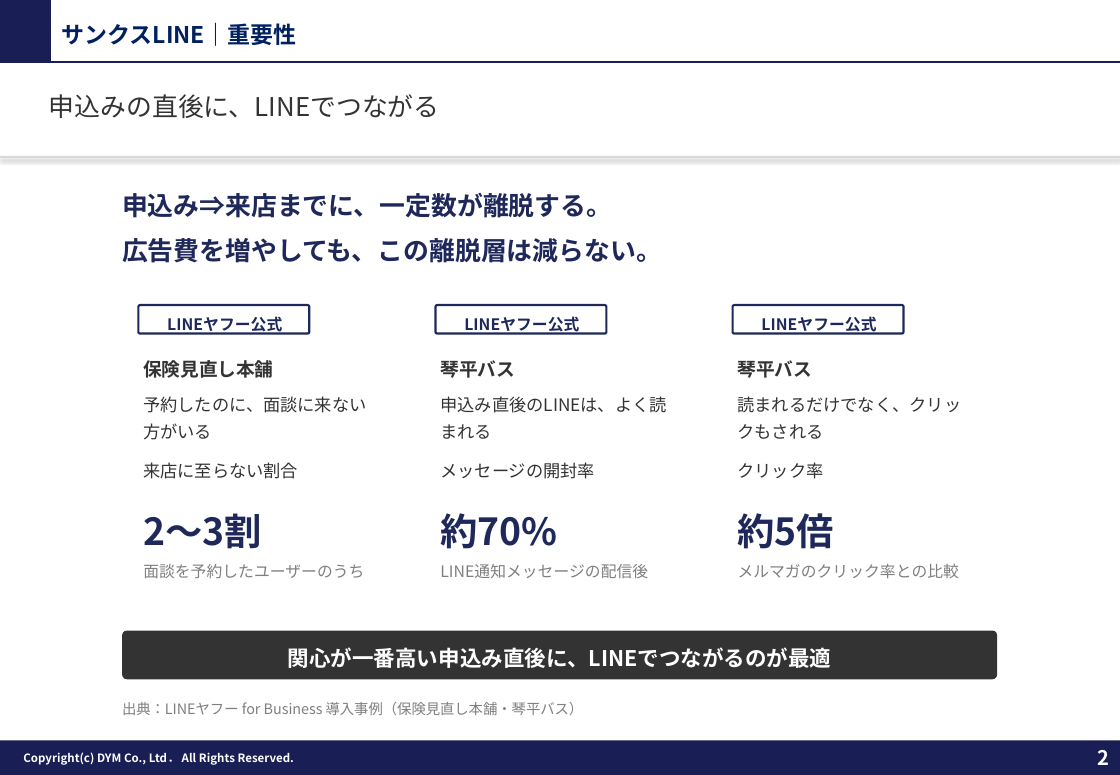
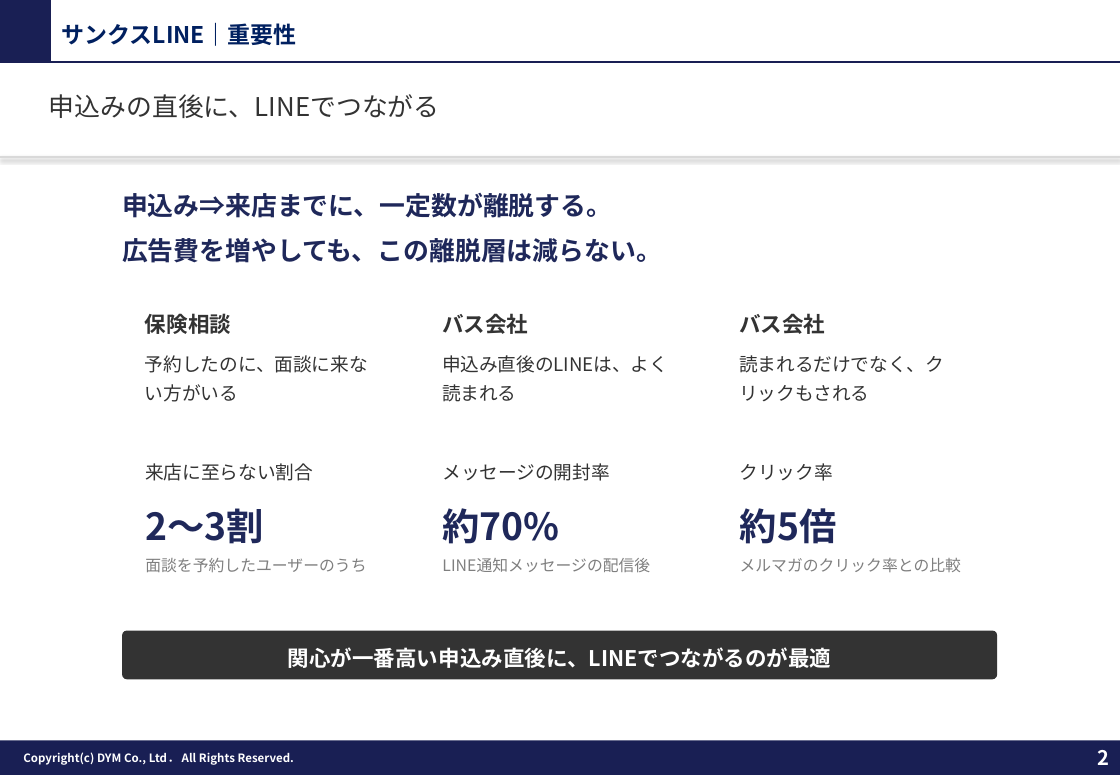
Before and after one commit to tonomura-r-dev/folder, a slide deck: slide 2 of 20261002_サンクスLINEのご提案_事例入り.pptx. Drawn at 1120x775 pixels with LibreOffice and Linux fonts; fonts in the diff are those of the drawing; background and template pictures are left out. Boxes give left, top, right and bottom in pixels: in the first picture for what was removed or moved away, otherwise in the second. Text is boxed around its words. In the diff, an @@ line names an element or a change of style, - is before the commit and + after.

```diff
--- a/20261002_サンクスLINEのご提案_事例入り.pptx
+++ b/20261002_サンクスLINEのご提案_事例入り.pptx
@@ rounded rectangle removed at bbox=[139, 305, 309, 334] @@
-LINEヤフー公式
@@ text at bbox=[145, 314, 231, 334]: text changed; size 13 to 15 pt @@
-保険見直し本舗
+保険相談
@@ rounded rectangle removed at bbox=[435, 305, 606, 334] @@
-LINEヤフー公式
@@ text at bbox=[442, 313, 528, 334]: text changed; size 13 to 15 pt @@
-琴平バス
+バス会社
@@ rounded rectangle removed at bbox=[733, 305, 904, 334] @@
-LINEヤフー公式
@@ text at bbox=[739, 313, 825, 334]: text changed; size 13 to 15 pt @@
-琴平バス
+バス会社
@@ text at bbox=[145, 355, 368, 402]: size 12 to 13 pt in "予約したのに、面談に来ない方がいる"; less space between paragraphs @@
@@ text at bbox=[442, 355, 668, 402]: size 12 to 13 pt in "申込み直後のLINEは、よく読まれる"; less space between paragraphs @@
@@ text at bbox=[739, 355, 944, 401]: size 12 to 13 pt in "読まれるだけでなく、クリックもされる"; less space between paragraphs @@
@@ text at bbox=[143, 462, 364, 578]: paragraphs removed @@
-来店に至らない割合
-2〜3割
-面談を予約したユーザーのうち
@@ text added at bbox=[145, 463, 366, 572], 11 pt, text #7F7F7F @@
+来店に至らない割合
+2〜3割
+面談を予約したユーザーのうち
@@ text at bbox=[440, 462, 648, 578]: paragraphs removed @@
-メッセージの開封率
-約70%
-LINE通知メッセージの配信後
@@ text added at bbox=[442, 463, 650, 572], 11 pt, text #7F7F7F @@
+メッセージの開封率
+約70%
+LINE通知メッセージの配信後
@@ text at bbox=[738, 462, 959, 578]: paragraphs removed @@
-クリック率
-約5倍
-メルマガのクリック率との比較
@@ text added at bbox=[740, 463, 961, 572], 11 pt, text #7F7F7F @@
+クリック率
+約5倍
+メルマガのクリック率との比較
@@ text removed at bbox=[122, 702, 584, 715] @@
-出典：LINEヤフー for Business 導入事例（保険見直し本舗・琴平バス）
```
Also in this commit, not shown: 4 other slides changed, 15 other files.
